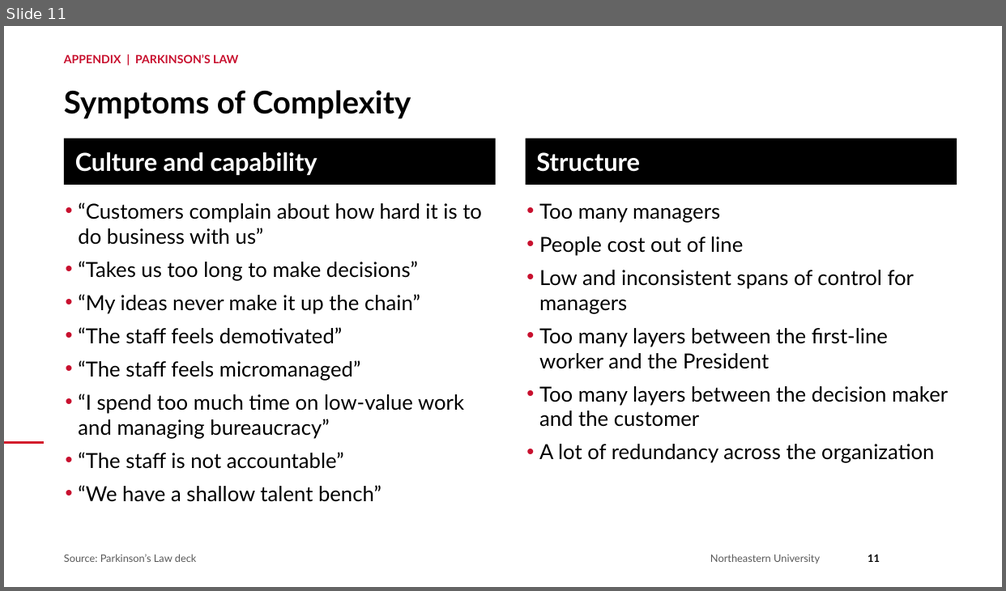
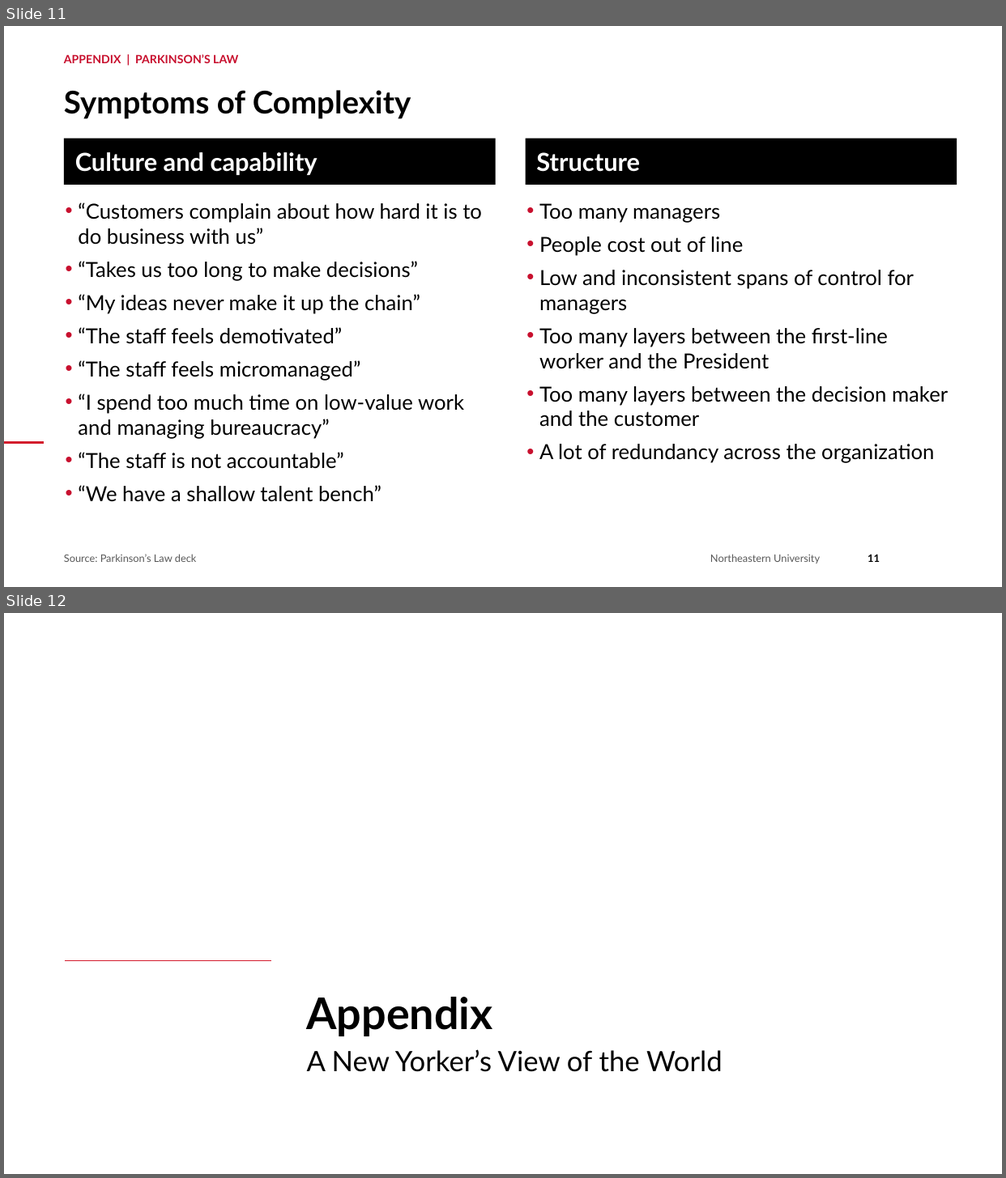
Before and after one commit to brettcsweet/Tonys-repo, a slide deck: 2026-09-29_Role_of_the_Center_Northeastern.pptx. Shown one above the other, each under a label of ours: slide 11 before the commit, slides 11 and 12 after it. The pictures are 1006x591 and 1006x1178 pixels, drawn with LibreOffice and Linux fonts; fonts in the diff are those of the drawing; background and template pictures are left out. Boxes give left, top, right and bottom in pixels: in the first picture for what was removed or moved away, otherwise in the second. Text is boxed around its words. In the diff, an @@ line names an element or a change of style, - is before the commit and + after.

```diff
--- a/2026-09-29_Role_of_the_Center_Northeastern.pptx
+++ b/2026-09-29_Role_of_the_Center_Northeastern.pptx
@@ slide 12 added at (4,613,1002,1174), background #FFFFFF @@
@@ line added from (271, 961) to (65, 961), #D31B2C 0.5 pt @@
@@ text added at (307,997,493,1037), 42 pt, text #000000, bold @@
+Appendix
@@ text added at (307,1050,722,1072), 27 pt, text #000000 @@
+A New Yorker’s View of the World
```
Also in this commit, not shown: 6 slides changed.
